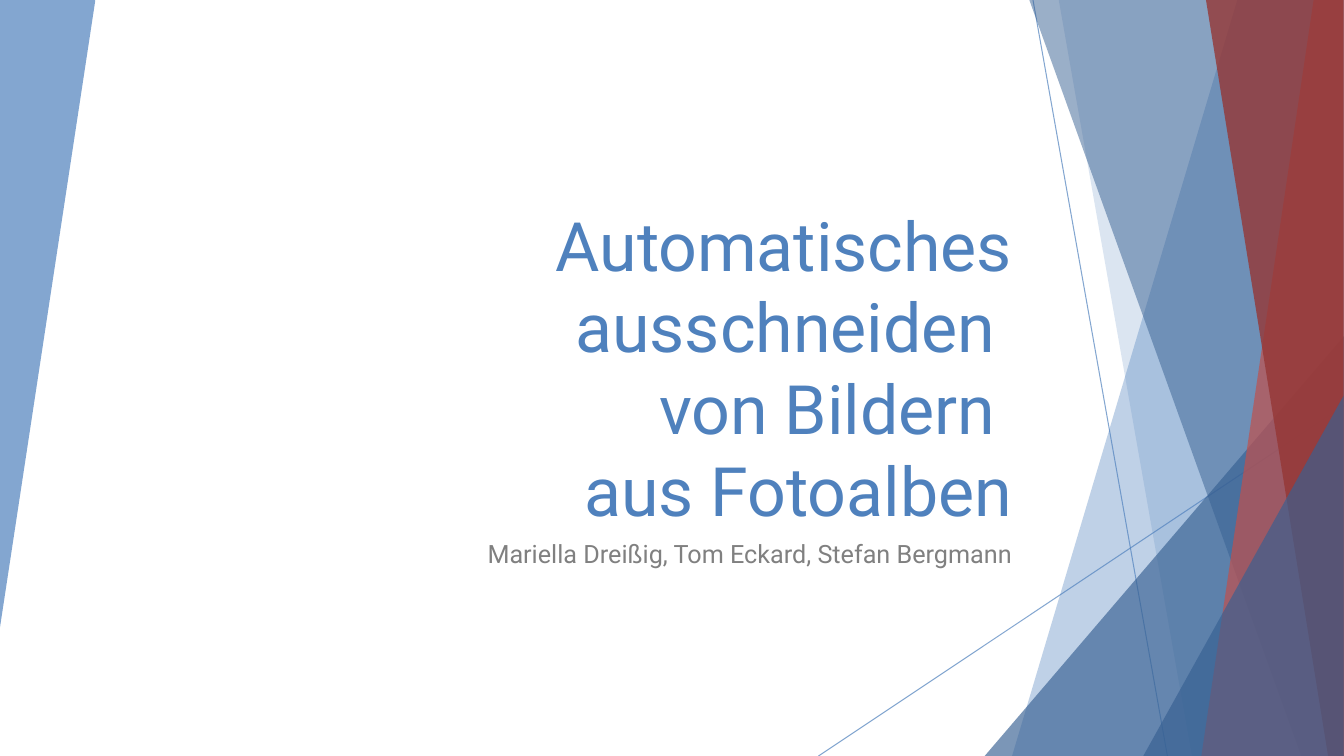
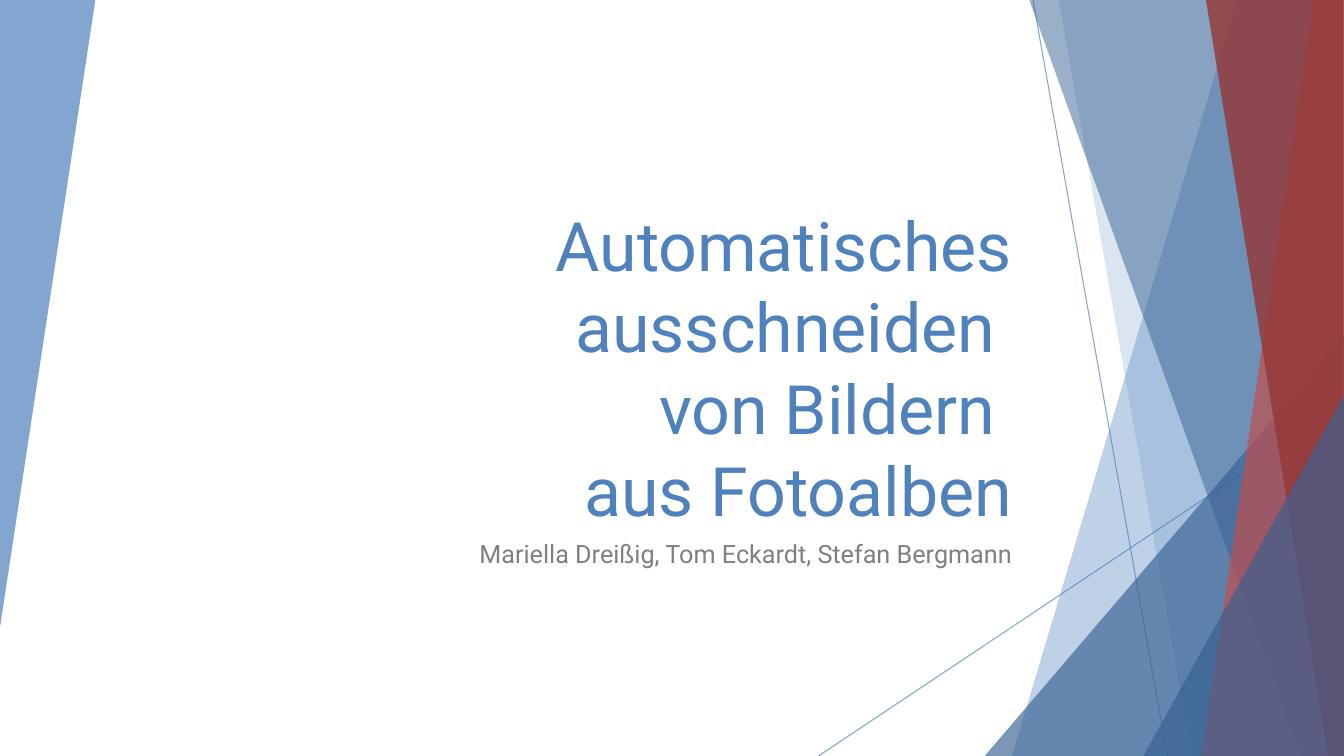
Before and after one commit to youssefMes/FotoAlbumExtractor, a slide deck: slide 1 of expose/expose_präsentation.pptx. Drawn at 1344x756 pixels with LibreOffice and Linux fonts; fonts in the diff are those of the drawing. Boxes give left, top, right and bottom in pixels: in the first picture for what was removed or moved away, otherwise in the second. Text is boxed around its words. In the diff, an @@ line names an element or a change of style, - is before the commit and + after.

```diff
--- a/expose/expose_präsentation.pptx
+++ b/expose/expose_präsentation.pptx
@@ subtitle at (x1=479, y1=544, x2=1012, y2=568): text changed @@
-Mariella Dreißig, Tom Eckard, Stefan Bergmann
+Mariella Dreißig, Tom Eckardt, Stefan Bergmann
```
Also in this commit, not shown: 1 other file.
